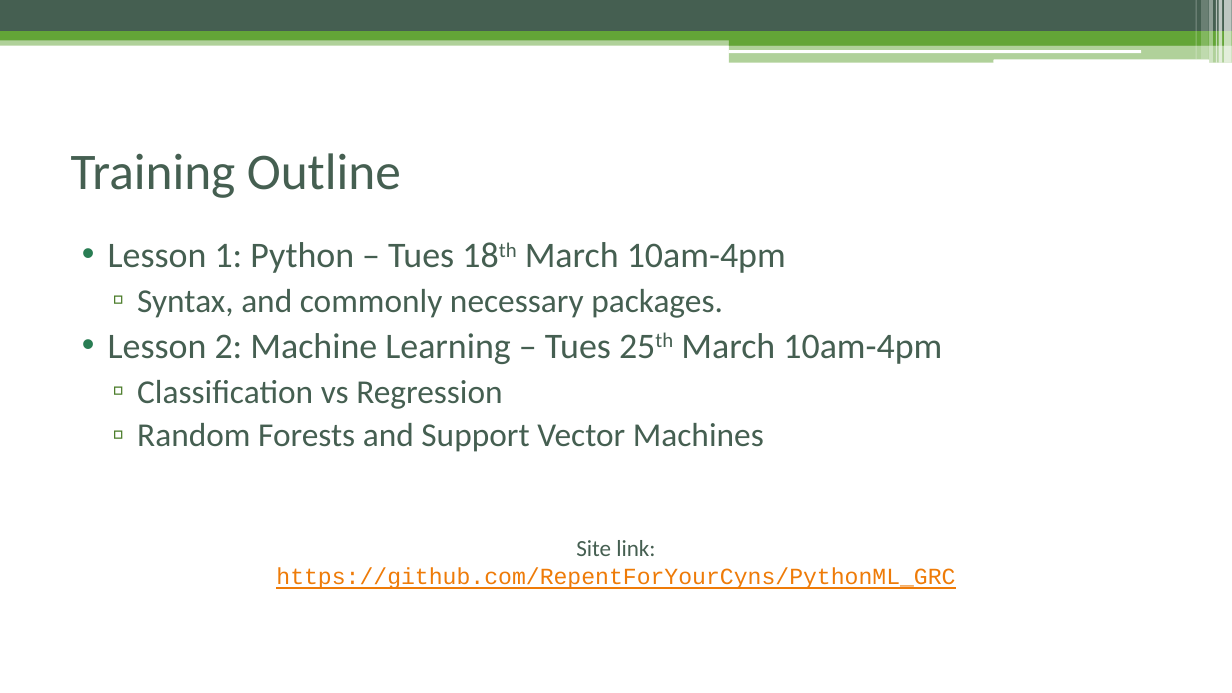
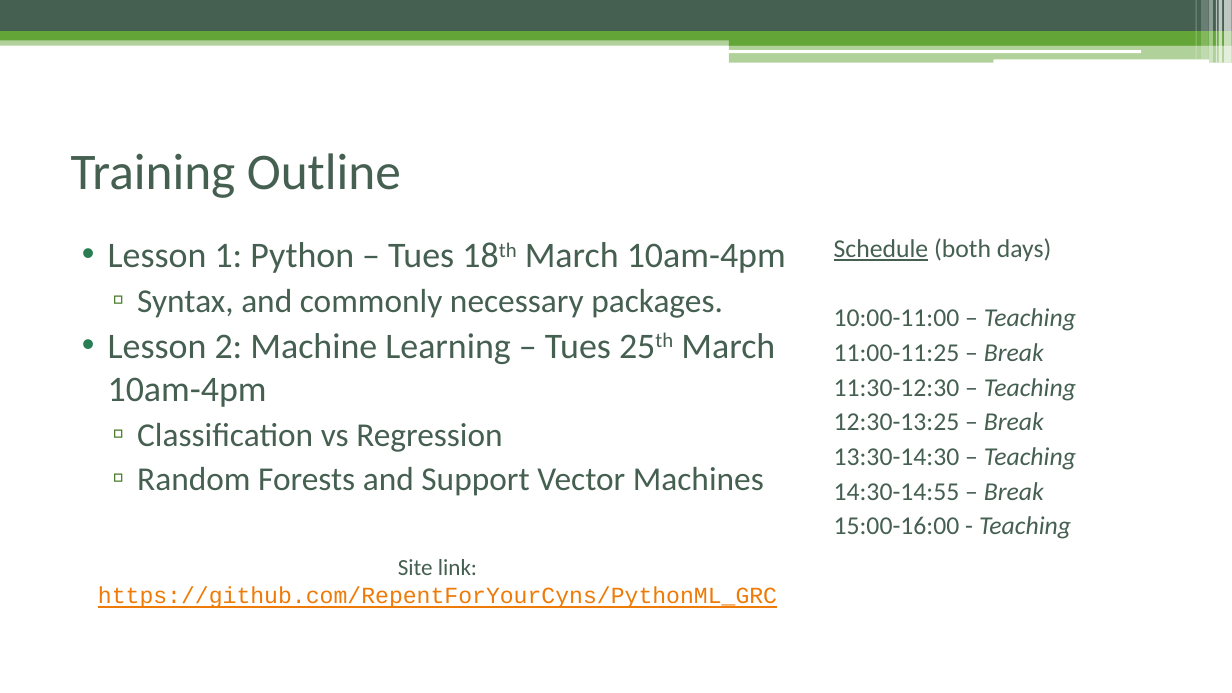
Before and after one commit to RepentForYourCyns/PythonML_GRC, a slide deck: slide 3 of Python and Machine Learning - Session 1.pptx. Drawn at 1232x693 pixels with LibreOffice and Linux fonts; fonts in the diff are those of the drawing. Boxes give left, top, right and bottom in pixels: in the first picture for what was removed or moved away, otherwise in the second. Text is boxed around its words. In the diff, an @@ line names an element or a change of style, - is before the commit and + after.

Commit message:
Add schedule to outline in slides

```diff
--- a/Python and Machine Learning - Session 1.pptx
+++ b/Python and Machine Learning - Session 1.pptx
@@ text "Lesson 1: Python – Tues ..." rewrapped from bbox=[108, 242, 942, 452] to bbox=[108, 242, 786, 496] @@
@@ text added at bbox=[834, 238, 1076, 539], 20 pt, text #455F51 @@
+Schedule (both days)
+10:00-11:00 – Teaching
+11:00-11:25 – Break
+11:30-12:30 – Teaching
+12:30-13:25 – Break
+13:30-14:30 – Teaching
+14:30-14:55 – Break
+15:00-16:00 - Teaching
@@ text "Site link: https://github.com/RepentForYourCyns/PythonML_GRC": place and size @@
-text "Site link: https://github.com/RepentForYourCyns/PythonML_GRC" at bbox=[276, 540, 955, 589]
+text "Site link: https://github.com/RepentForYourCyns/PythonML_GRC" at bbox=[98, 559, 777, 608]
```
